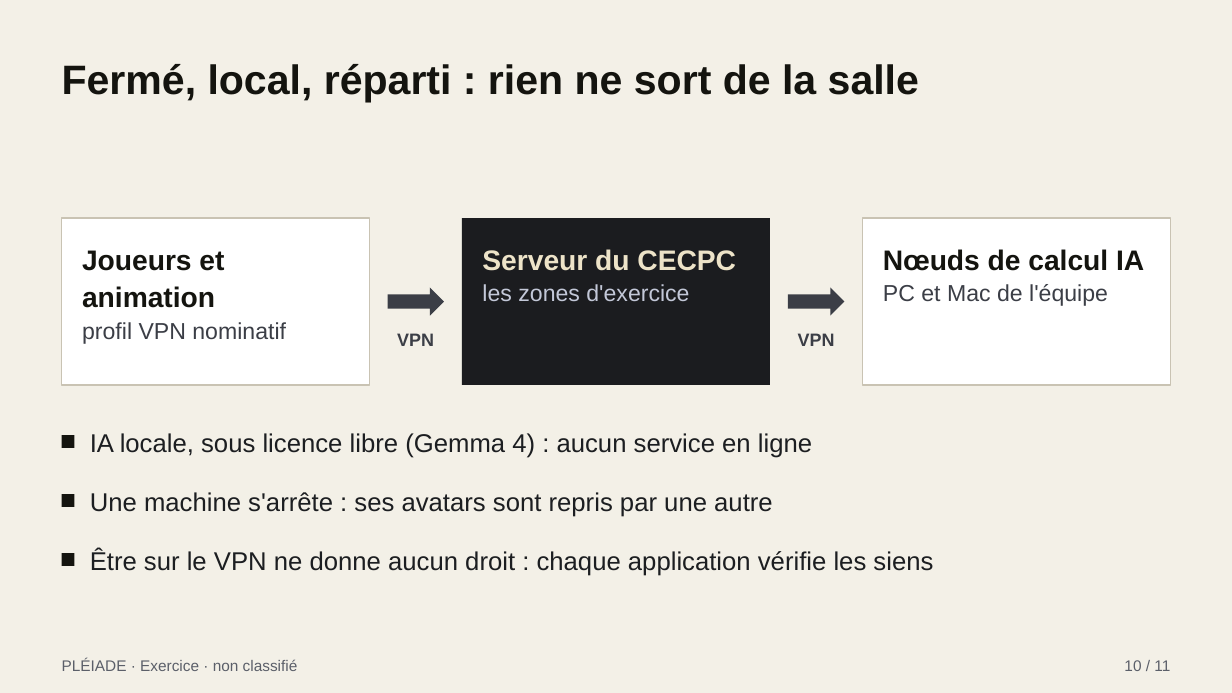
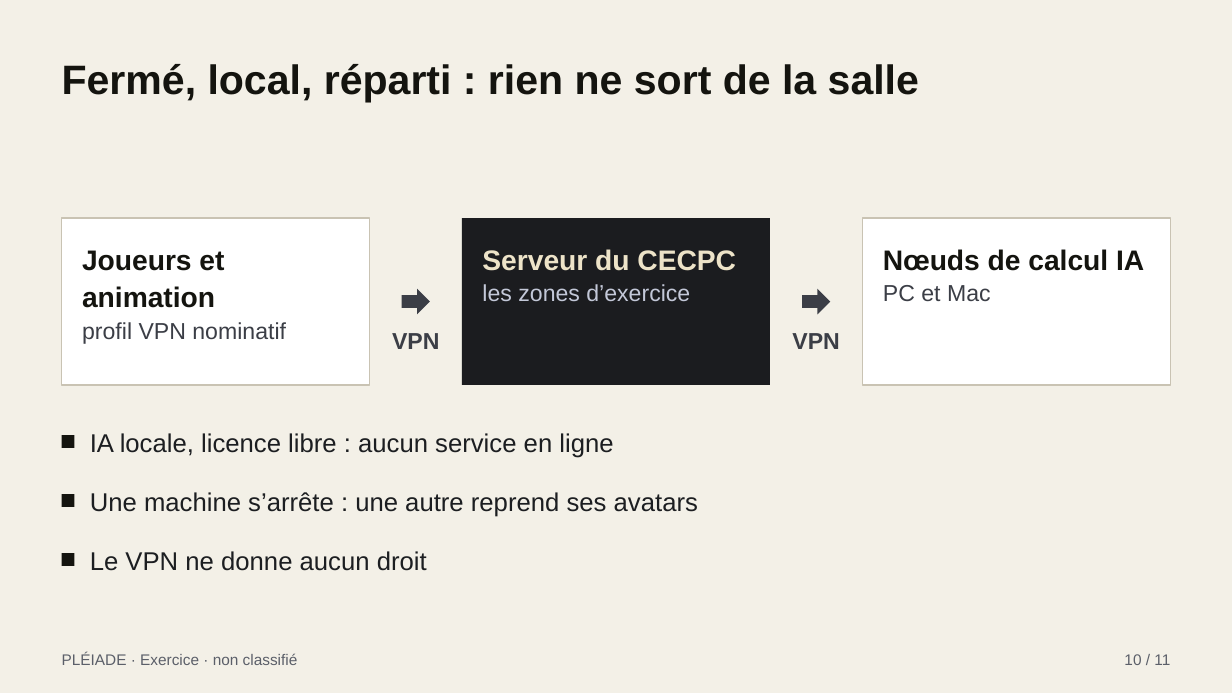
Before and after one commit to ViktorGlarak/MINERVE, a slide deck: slide 10 of PLEIADE/PRESENTATION/PLEIADE_presentation_v2.pptx. Drawn at 1232x693 pixels with LibreOffice and Linux fonts; fonts in the diff are those of the drawing. Boxes give left, top, right and bottom in pixels: in the first picture for what was removed or moved away, otherwise in the second. Text is boxed around its words. In the diff, an @@ line names an element or a change of style, - is before the commit and + after.

```diff
--- a/PLEIADE/PRESENTATION/PLEIADE_presentation_v2.pptx
+++ b/PLEIADE/PRESENTATION/PLEIADE_presentation_v2.pptx
@@ right arrow: place and size @@
-right arrow at box(387, 287, 444, 316)
+right arrow at box(402, 288, 431, 314)
@@ right arrow: place and size @@
-right arrow at box(788, 287, 845, 316)
+right arrow at box(802, 288, 831, 314)
@@ text at box(883, 285, 991, 301): text changed @@
-PC et Mac de l'équipe
+PC et Mac
@@ text "VPN" at box(392, 333, 439, 349): size 14 to 18 pt @@
@@ text "VPN" at box(792, 333, 839, 349): size 14 to 18 pt @@
@@ text at box(90, 433, 613, 458): text changed @@
-IA locale, sous licence libre (Gemma 4) : aucun service en ligne
+IA locale, licence libre : aucun service en ligne
@@ text at box(90, 492, 698, 517): text changed @@
-Une machine s'arrête : ses avatars sont repris par une autre
+Une machine s’arrête : une autre reprend ses avatars
@@ text at box(90, 551, 427, 571): text changed @@
-Être sur le VPN ne donne aucun droit : chaque application vérifie les siens
+Le VPN ne donne aucun droit
@@ text "PLÉIADE · Exercice · non ...": place and size @@
-text "PLÉIADE · Exercice · non ..." at box(62, 659, 298, 671)
+text "PLÉIADE · Exercice · non ..." at box(62, 652, 298, 665)
@@ text "10 / 11": place and size @@
-text "10 / 11" at box(1124, 660, 1170, 671)
+text "10 / 11" at box(1124, 654, 1170, 665)
```
Also in this commit, not shown: 10 other slides changed, 4 other files.
